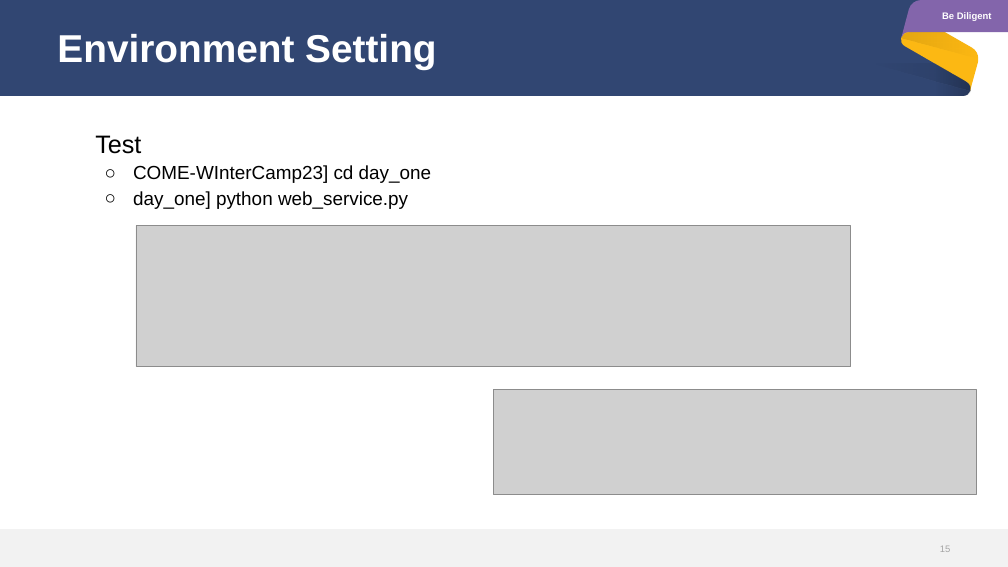
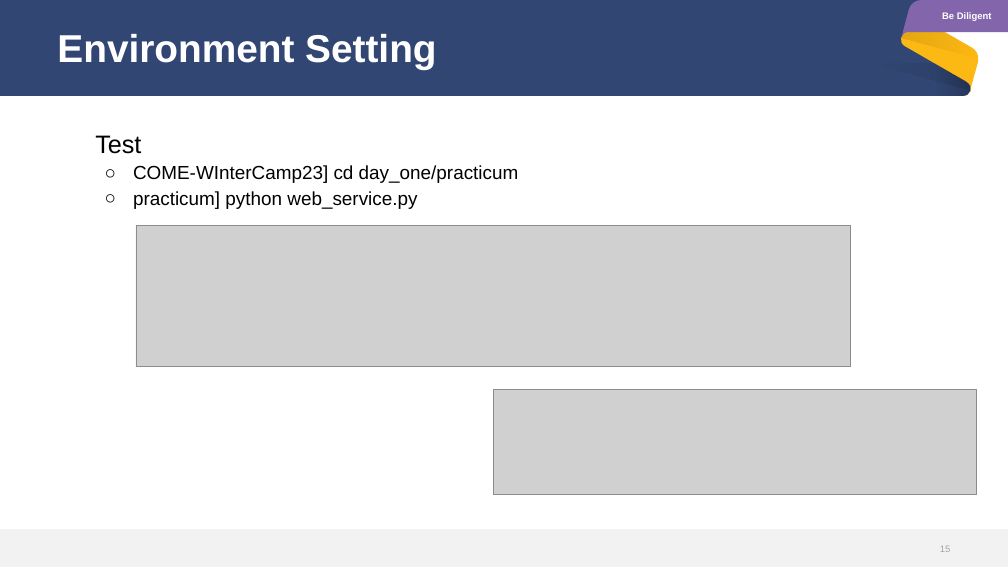
Before and after one commit to HBNU-SWUNIV/23WinterCamp, a slide deck: slide 15 of day_01/documents/FastAPI.Lecture01.pptx. Drawn at 1008x567 pixels with LibreOffice and Linux fonts; fonts in the diff are those of the drawing; grey boxes stand for pictures. Boxes give left, top, right and bottom in pixels: in the first picture for what was removed or moved away, otherwise in the second. Text is boxed around its words. In the diff, an @@ line names an element or a change of style, - is before the commit and + after.

Commit message:
day_02 powerpoint upload

```diff
--- a/day_01/documents/FastAPI.Lecture01.pptx
+++ b/day_01/documents/FastAPI.Lecture01.pptx
@@ text at box(133, 165, 519, 209): text changed @@
-  ○ COME-WInterCamp23] cd day_one
-  ○ day_one] python web_service.py
+  ○ COME-WInterCamp23] cd day_one/practicum
+  ○ practicum] python web_service.py
```
Also in this commit, not shown: 2 other files.
